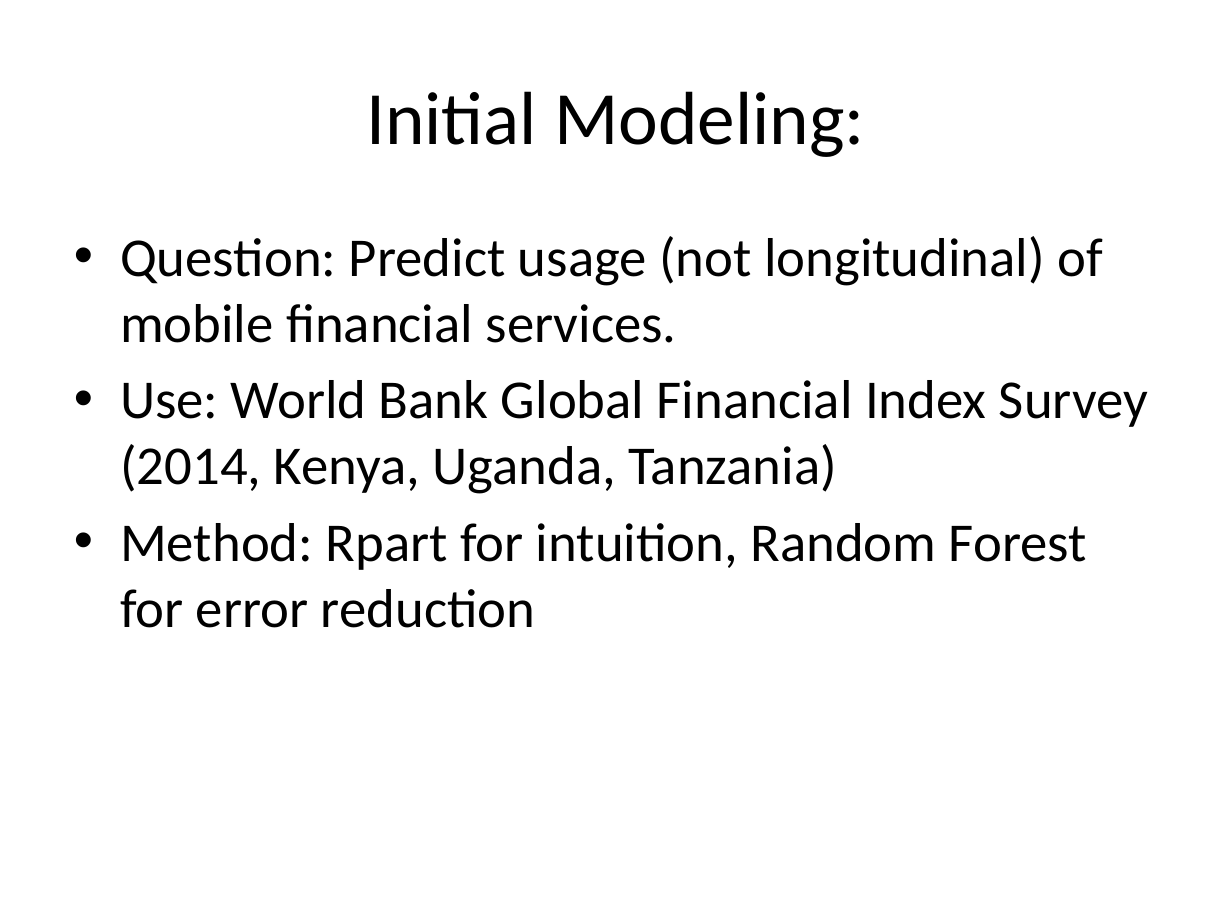
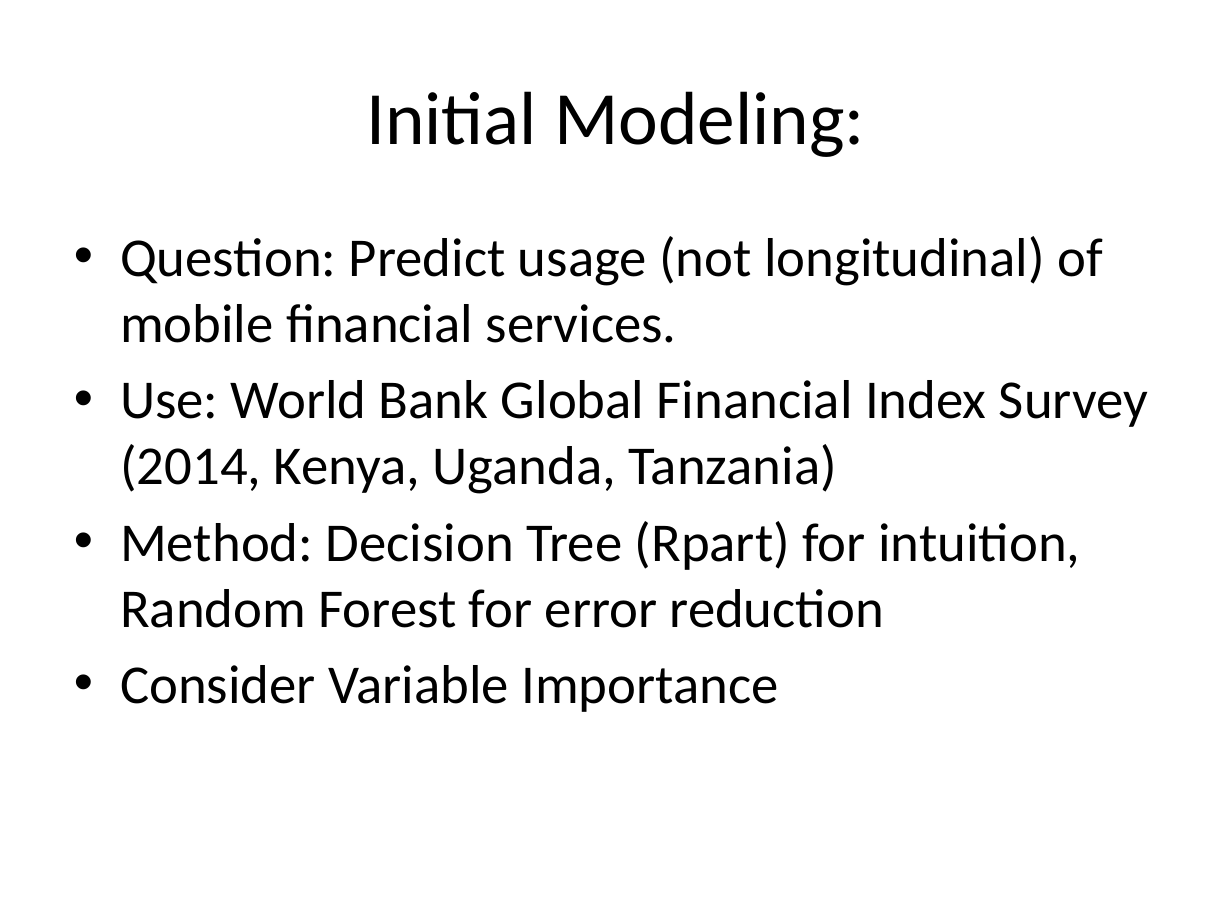
Before and after one commit to cturner500/DoPLER, a slide deck: slide 6 of DoPLER_Midpoint.pptx. Drawn at 1232x924 pixels with LibreOffice and Linux fonts; fonts in the diff are those of the drawing; background and template pictures are left out. Boxes give left, top, right and bottom in pixels: in the first picture for what was removed or moved away, otherwise in the second. Text is boxed around its words. In the diff, an @@ line names an element or a change of style, - is before the commit and + after.

```diff
--- a/DoPLER_Midpoint.pptx
+++ b/DoPLER_Midpoint.pptx
@@ text at bbox=[120, 521, 1080, 712]: text changed @@
-• Method: Rpart for intuition, Random Forest for error reduction
+• Method: Decision Tree (Rpart) for intuition, Random Forest for error reduction
+• Consider Variable Importance
```
Also in this commit, not shown: 1 other slide changed.
